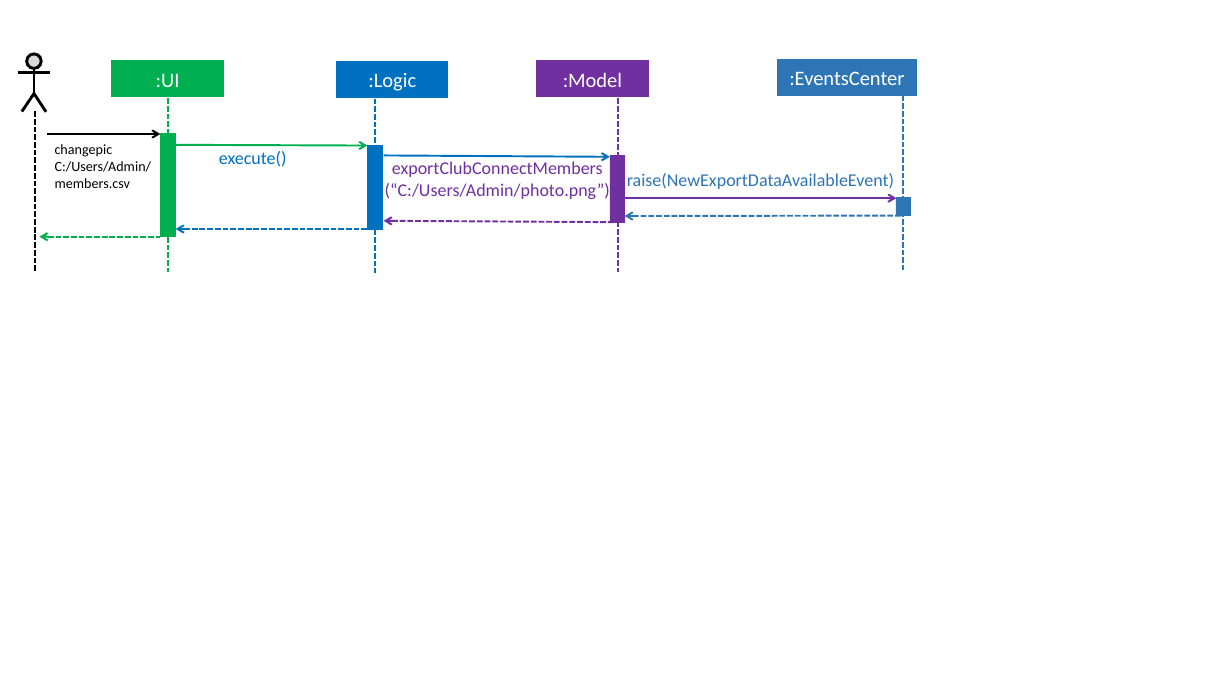
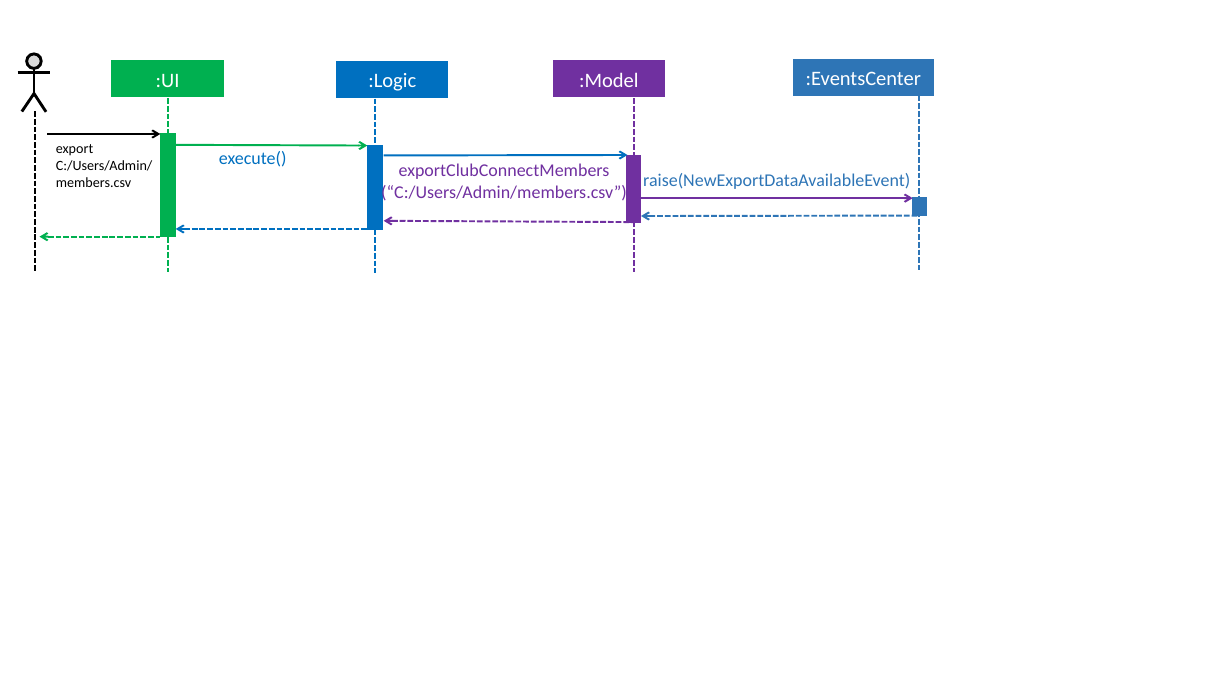
Before and after one commit to yash-chowdhary/addressbook-level4, a slide deck: slide 1 of docs/diagrams/SDforExport.pptx. Drawn at 1232x693 pixels with LibreOffice and Linux fonts; fonts in the diff are those of the drawing. Boxes give left, top, right and bottom in pixels: in the first picture for what was removed or moved away, otherwise in the second. Text is boxed around its words. In the diff, an @@ line names an element or a change of style, - is before the commit and + after.

```diff
--- a/docs/diagrams/SDforExport.pptx
+++ b/docs/diagrams/SDforExport.pptx
@@ text at [56,144,153,187]: text changed @@
-changepic C:/Users/Admin/ members.csv
+export C:/Users/Admin/ members.csv
@@ text at [381,163,627,203]: text changed @@
-exportClubConnectMembers (“C:/Users/Admin/photo.png”)
+exportClubConnectMembers (“C:/Users/Admin/members.csv”)
@@ arrow moved from (384, 155) - (610, 157) to (384, 155) - (628, 155) @@
@@ 4 rectangles, 2 lines, 2 arrows, 1 text: place and size @@
-4 rectangles, 2 lines, 2 arrows, 1 text at [537,60,917,273]
+4 rectangles, 2 lines, 2 arrows, 1 text at [554,60,933,273]
@@ arrow moved from (384, 221) - (616, 222) to (384, 221) - (634, 222) @@
```
Also in this commit, not shown: 10 other files.
